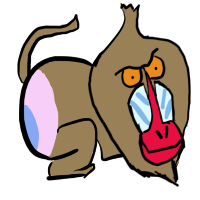
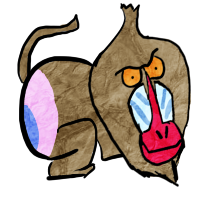
Layered file, before and after one edit (200 × 200). Changes by layer:
added layer "Paint Layer 3" (soft light) above "Paint Layer 1" over bbox(19, 6, 191, 183)
painted on "Paint Layer 1" over bbox(19, 6, 191, 183)
painted on "Paint Layer 2" over bbox(19, 6, 191, 183)
